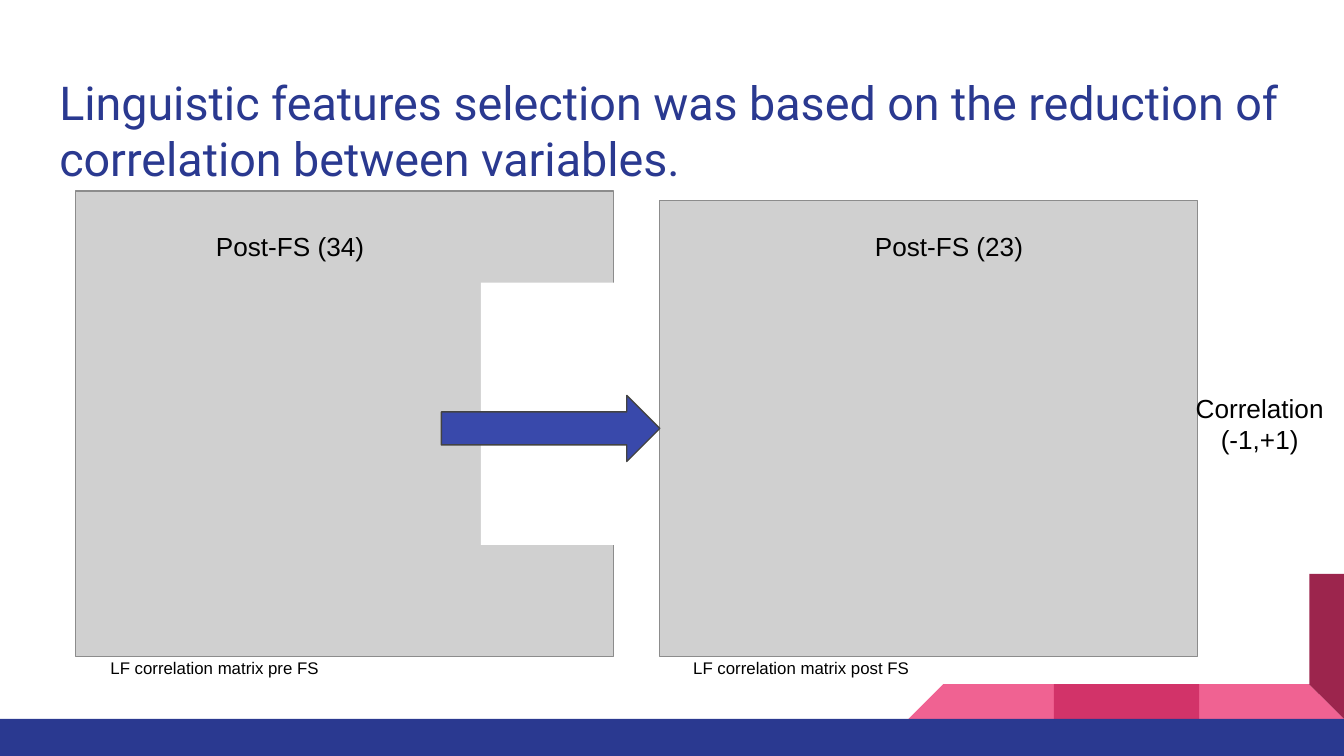
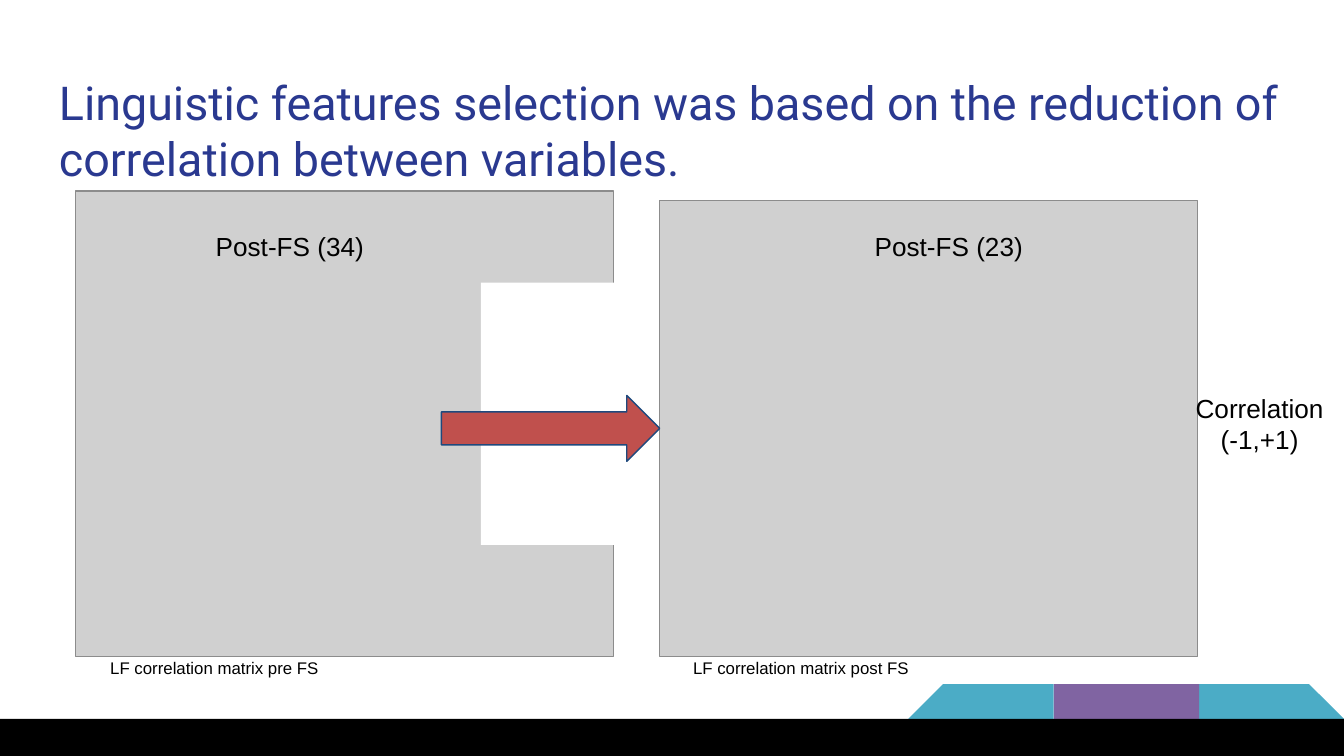
Before and after one commit to clairemk/Thesis_NLP_Alzheimers, a slide deck: slide 17 of WriteUp/Presentation/Project Pres- Interactional and Linguistic Analysis for Computationally Diagnosing Alzheimer’s Disease.pptx. Drawn at 1344x756 pixels with LibreOffice and Linux fonts; fonts in the diff are those of the drawing; grey boxes stand for pictures. Boxes give left, top, right and bottom in pixels: in the first picture for what was removed or moved away, otherwise in the second. Text is boxed around its words. In the diff, an @@ line names an element or a change of style, - is before the commit and + after.

```diff
--- a/WriteUp/Presentation/Project Pres- Interactional and Linguistic Analysis for Computationally Diagnosing Alzheimer’s Disease.pptx
+++ b/WriteUp/Presentation/Project Pres- Interactional and Linguistic Analysis for Computationally Diagnosing Alzheimer’s Disease.pptx
@@ right arrow at <box>441,395,659,461</box>: fill #3949AB to #C0504D; outline #434343 0.75 pt to #1F497D 0.74 pt @@
@@ right triangle at <box>909,574,1054,719</box>: fill #F06292 to #4BACC6 @@
@@ rectangle at <box>1054,574,1199,719</box>: fill #D23369 to #8064A2 @@
@@ right triangle at <box>1199,574,1344,719</box>: fill #F06292 to #4BACC6 @@
@@ right triangle removed at <box>1199,574,1344,719</box> @@
@@ rectangle at <box>0,719,1344,755</box>: fill #2A3990 to #000000 @@
```
Also in this commit, not shown: 31 other slides changed, 1 other file.
